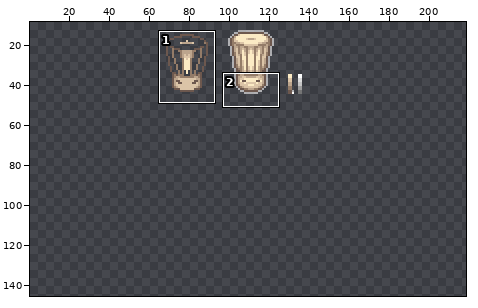
A pixel-art file gets an edit: src/- Resource Dump/Aseprite/chef_hat.ase. The first picture is a wide view before the edit; the outline marks the close-up.
Close-up. Before the edit:
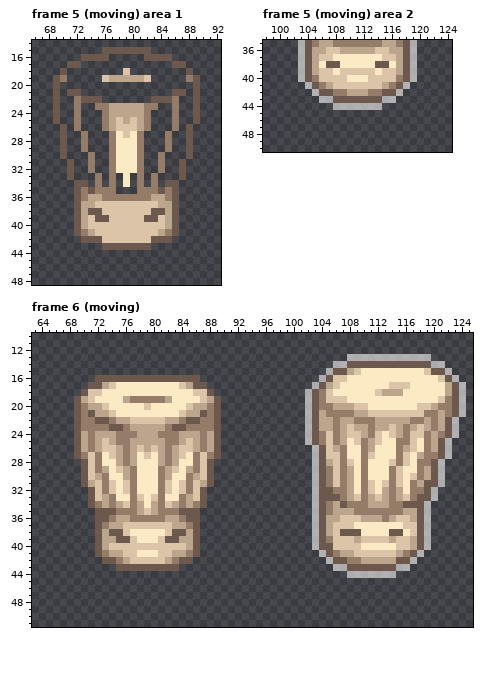
256x256 pixels, 12 frames. Colours within 5 levels of each other are drawn and written as one. Shown: frame 5 (moving) area 1: x 66..92, y 14..48; frame 5 (moving) area 2: x 98..124, y 35..50; frame 6 (moving): x 63..125, y 10..51. The wide view leaves out empty margins. The commit also changed other frames or places, which this record leaves out.
Now the later version:
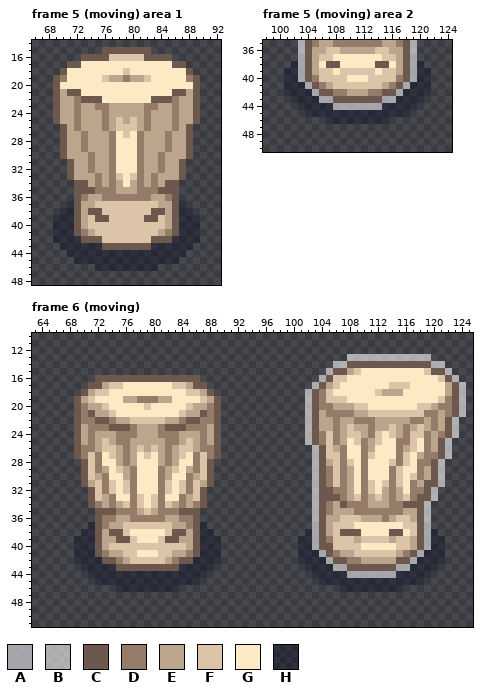
Palette (. is transparent): A #cdced3b7  B #ffffff93  C #6d584e  D #947c68  E #bca58d  F #dbc4a7  G #fbeac4  H #01041e55
Changes in this commit:
Frame 5 (moving) area 1, layers "Layer 1", "Shadow":
Colour C replaces colour D in row 35 at x 73 and 85.
Colour D replaces colour E in row 19 at x 79.
Colour E is added in row 21 at x 70 and 88; in row 22 at x 70 to 71 and 87 to 88; in row 23 at x 70 to 71, 73 to 74, 84 to 85 and 87 to 88; in rows 24 to 25 at x 70 to 71, 73 to 75, 83 to 85 and 87 to 88; in row 26 at x 71, 73 to 75, 83 to 85 and 87; in rows 27 to 29 at x 71 to 72, 74 to 76, 82 to 84 and 86 to 87.
Colour E is added in row 30 at x 71 to 73, 75 to 76, 82 to 83 and 85 to 87; in rows 31 to 32 at x 72 to 73, 75 to 76, 82 to 83 and 85 to 86; in row 33 at x 72 to 74, 76, 82 and 84 to 86; in row 34 at x 74, 76, 78, 80, 82 and 84; in row 35 at x 78 to 80.
Colour F is added in row 16 at x 77 to 81; in row 33 at x 78 and 80.
Colour G is added in row 17 at x 73 to 85; in row 18 at x 71 to 78 and 80 to 87; in row 19 at x 71 to 75 and 83 to 87; in row 20 at x 70 to 88; in row 21 at x 73 to 85; in row 22 at x 76 to 82.
Colour H is added in row 37 at x 71 and 87; in row 38 at x 70 to 71 and 87 to 88; in rows 39 to 41 at x 69 to 71 and 87 to 89; in row 42 at x 69 to 72 and 86 to 89; in row 43 at x 70 to 75 and 83 to 88; in row 44 at x 71 to 87.
Colour H is added in row 45 at x 72 to 86; in row 46 at x 75 to 83.
Frame 5 (moving) area 2, layer "Shadow":
Colour A replaces colour B in rows 37 to 40 at x 103 and 119; in row 41 at x 104 and 118; in row 42 at x 105 and 117; in row 43 at x 106 to 107 and 115 to 116; in row 44 at x 108 to 114.
Colour H is added in row 38 at x 102 and 120; in rows 39 to 40 at x 101 to 102 and 120 to 121; in row 41 at x 101 to 103 and 119 to 121; in row 42 at x 101 to 104 and 118 to 121; in row 43 at x 102 to 105 and 117 to 120; in row 44 at x 103 to 107 and 115 to 119.
Colour H is added in row 45 at x 104 to 118; in row 46 at x 107 to 115.
Frame 6 (moving), layers "Layer 1", "Shadow":
Colour A replaces colour B in rows 37 to 40 at x 103 and 119; in row 41 at x 104 and 118; in row 42 at x 105 and 117; in row 43 at x 106 to 107 and 115 to 116; in row 44 at x 108 to 114.
Colour C replaces colour D in row 23 at x 76 and 82.
Colour D replaces colour C in row 36 at x 73 and 85.
Colour D replaces colour E in row 23 at x 77 and 81; in row 26 at x 70 and 88.
Colour E replaces colour D in row 19 at x 77 and 81; in row 23 at x 70 and 88.
Colour E replaces colour F in row 18 at x 71 and 87.
Colour F replaces colour E in row 34 at x 78 and 80.
Colour F replaces colour G in row 17 at x 75 and 83; in row 18 at x 73 and 85.
Colour H is added in row 37 at x 71 and 87; in row 38 at x 70 to 71, 87 to 88, 102 and 120; in rows 39 to 40 at x 69 to 71, 87 to 89, 101 to 102 and 120 to 121; in row 41 at x 69 to 71, 87 to 89, 101 to 103 and 119 to 121; in row 42 at x 69 to 72, 86 to 89, 101 to 104 and 118 to 121; in row 43 at x 70 to 74, 84 to 88, 102 to 105 and 117 to 120.
Colour H is added in row 44 at x 71 to 87, 103 to 107 and 115 to 119; in row 45 at x 72 to 86 and 104 to 118; in row 46 at x 75 to 83 and 107 to 115.
